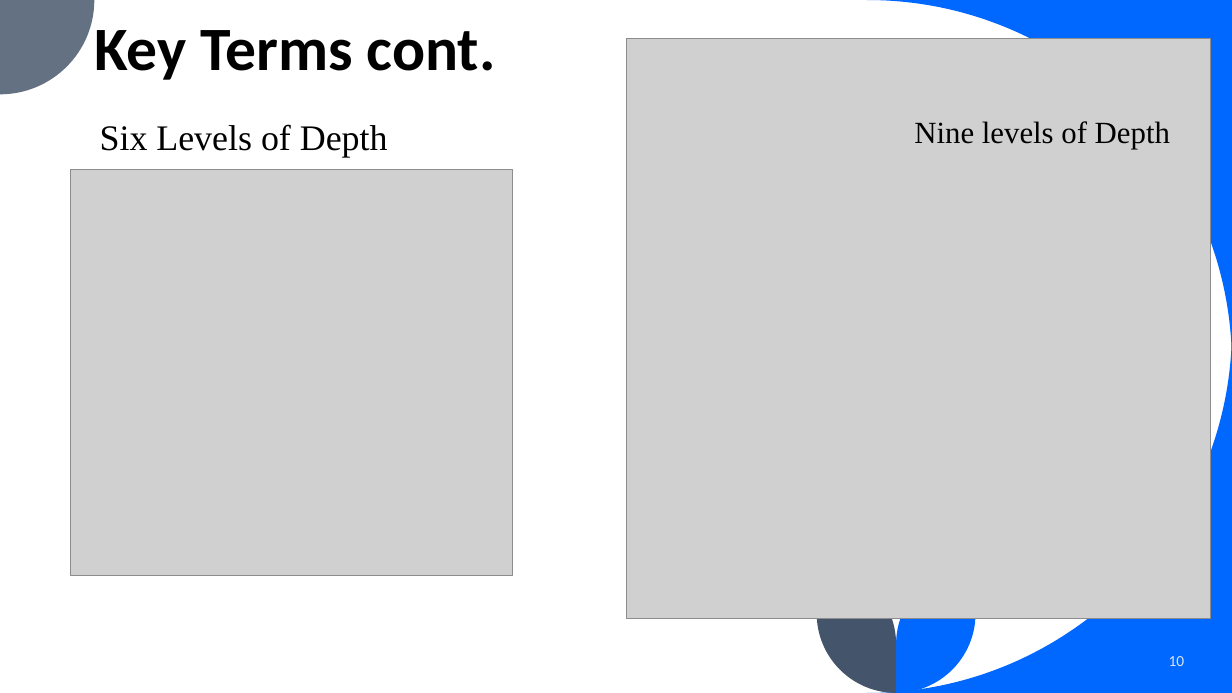
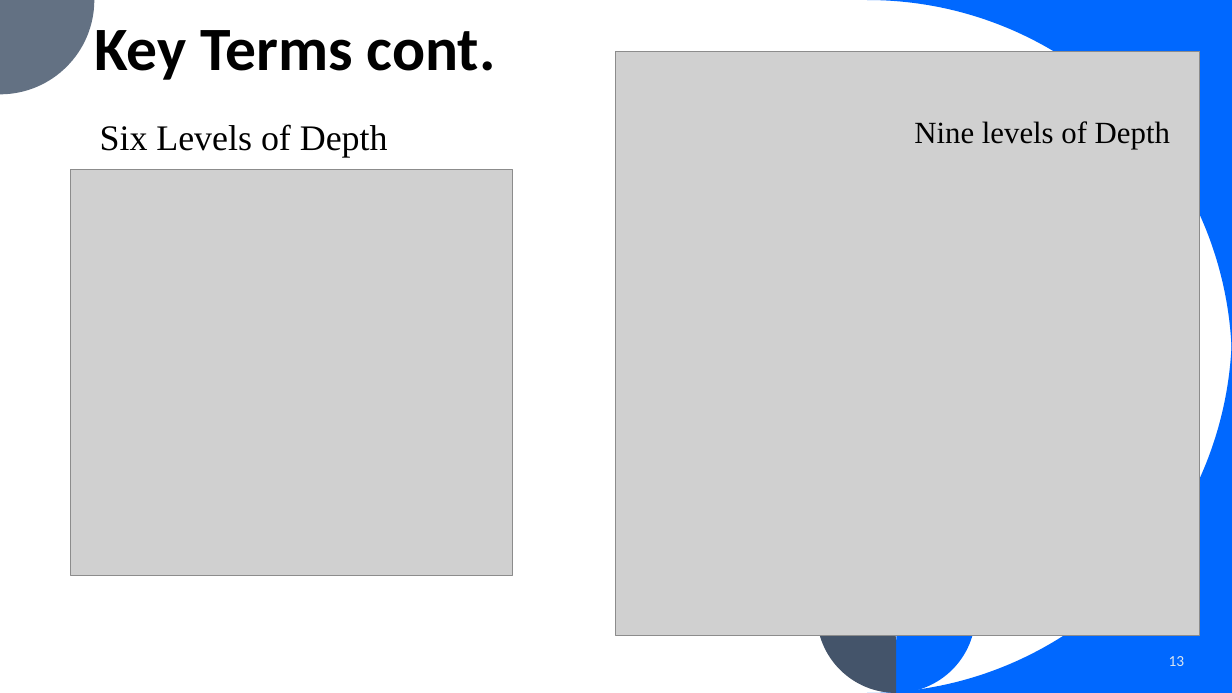
Before and after one commit to edwardoh7/wk09_fourthplace, a slide deck: slide 13 of Wk09 ppt presentation.pptx (slide 10 before the commit). Drawn at 1232x693 pixels with LibreOffice and Linux fonts; fonts in the diff are those of the drawing; grey boxes stand for pictures. Boxes give left, top, right and bottom in pixels: in the first picture for what was removed or moved away, otherwise in the second. Text is boxed around its words. In the diff, an @@ line names an element or a change of style, - is before the commit and + after.

```diff
--- a/Wk09 ppt presentation.pptx
+++ b/Wk09 ppt presentation.pptx
@@ picture: place and size @@
-picture at [627, 39, 1211, 619]
+picture at [616, 51, 1201, 635]
@@ page number at [1169, 656, 1185, 666]: text changed @@
-10
+13
```
Also in this commit, not shown: 7 other slides changed, 4 slides added, 1 slide removed, 2 other files.
